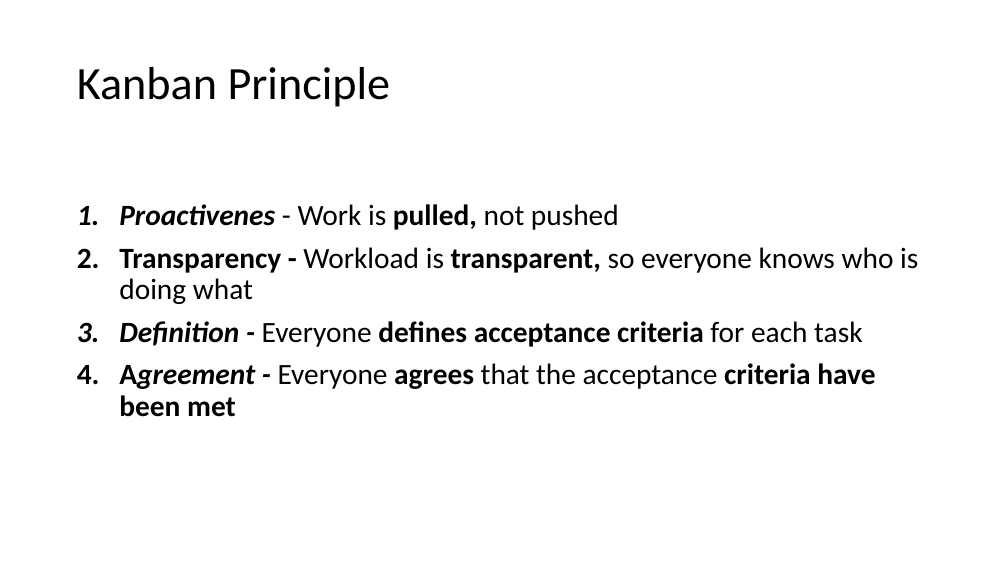
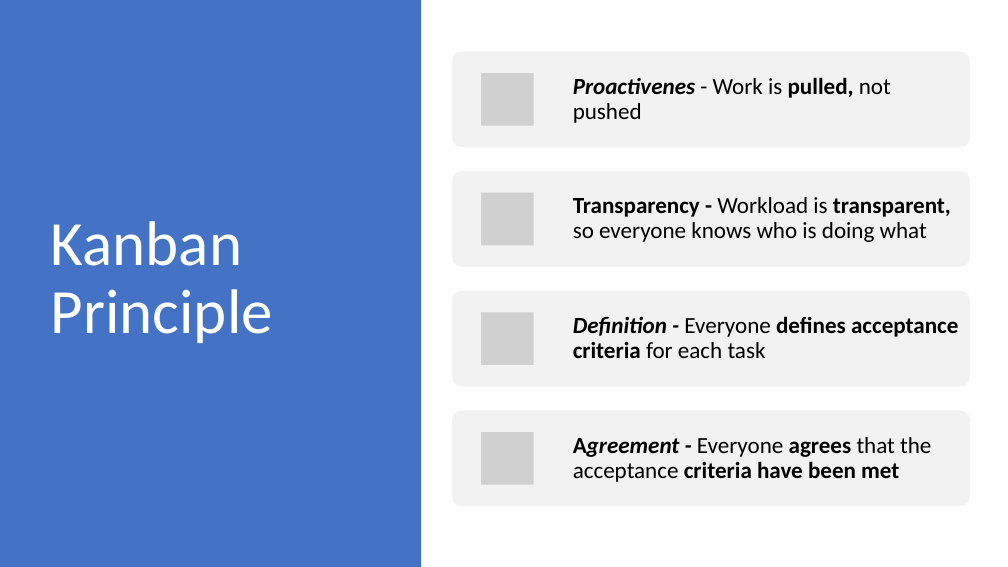
Before and after one commit to mschray/IPro497Sample, a slide deck: slide 6 of Course Content/What is Kanban (101).pptx (slide 2 before the commit). Drawn at 1008x567 pixels with LibreOffice and Linux fonts; fonts in the diff are those of the drawing; grey boxes stand for pictures. Boxes give left, top, right and bottom in pixels: in the first picture for what was removed or moved away, otherwise in the second. Text is boxed around its words. In the diff, an @@ line names an element or a change of style, - is before the commit and + after.

Commit message:
Add files via upload
Lecture upgrades for scrum, Kanban, backlog and stories.

```diff
--- a/Course Content/What is Kanban (101).pptx
+++ b/Course Content/What is Kanban (101).pptx
@@ rectangle added at <box>0,0,421,567</box>, fill #4472C4 @@
@@ title "Kanban Principle": place and size @@
-title "Kanban Principle" at <box>77,67,391,107</box>
+title "Kanban Principle" at <box>51,221,273,343</box>
@@ title "Kanban Principle" at <box>51,221,273,343</box>: size 44 to 60 pt, text colour #000000 to #FFFFFF @@
@@ text removed at <box>119,204,918,417</box> @@
-1. Proactivenes - Work is pulled, not pushed
-2. Transparency - Workload is transparent, so everyone knows who is doing what
-3. Definition - Everyone defines acceptance criteria for each task
-4. Agreement - Everyone agrees that the acceptance criteria have been met
@@ group added at <box>452,51,970,507</box>: 4 rounded rectangles, 4 pictures, 4 texts @@
+Proactivenes - Work is pulled, not pushed
+Transparency - Workload is transparent, so everyone knows who is doing what
+Definition - Everyone defines acceptance criteria for each task
+Agreement - Everyone agrees that the acceptance criteria have been met
```
Also in this commit, not shown: 3 other slides changed, 6 slides added, 3 other files.
